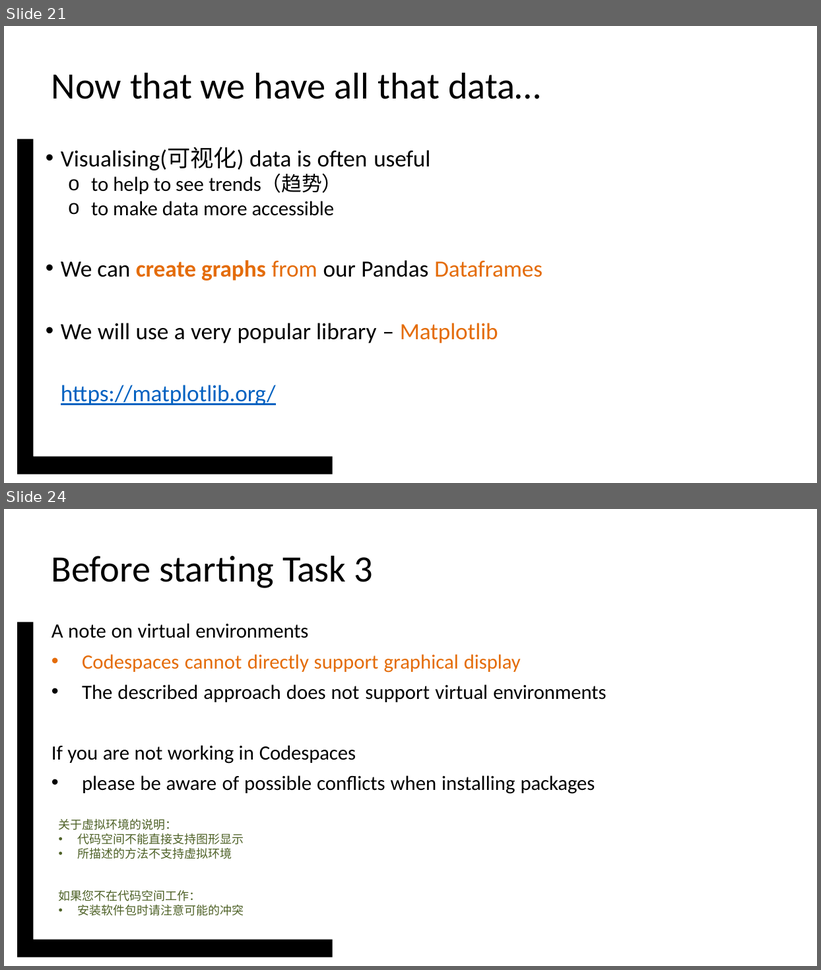
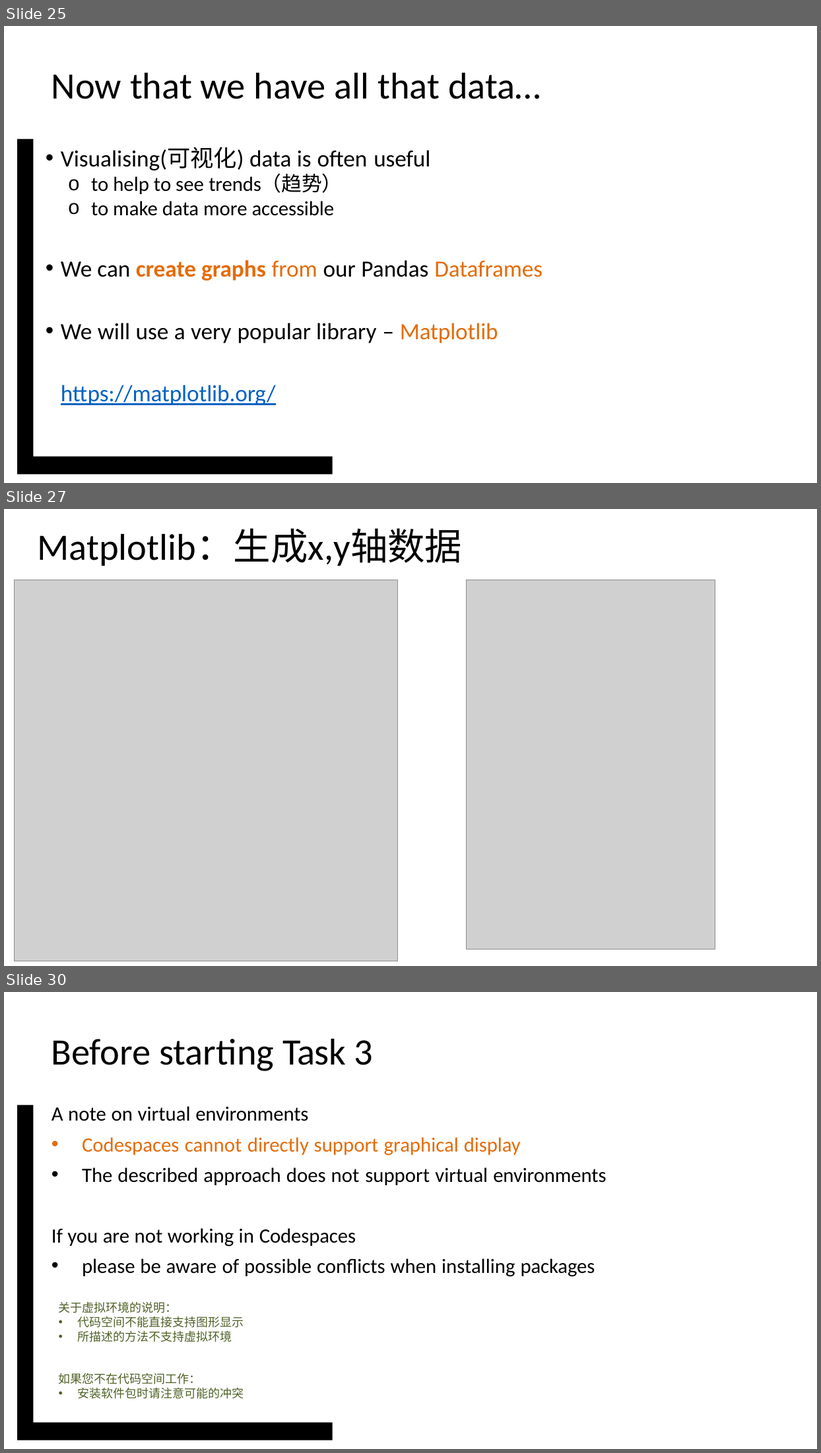
Before and after one commit to vcboy1/Leeds, a slide deck: 26fall/1850/Note/w1.8_s1.pptx. Shown one above the other, each under a label of ours: slides 21 and 24 before the commit, slides 25, 27 and 30 after it; the slides between them are not shown. The pictures are 821x970 and 821x1453 pixels, drawn with LibreOffice and Linux fonts; fonts in the diff are those of the drawing; grey boxes stand for pictures; background and template pictures are left out. Boxes give left, top, right and bottom in pixels: in the first picture for what was removed or moved away, otherwise in the second. Text is boxed around its words. In the diff, an @@ line names an element or a change of style, - is before the commit and + after.

```diff
--- a/26fall/1850/Note/w1.8_s1.pptx
+++ b/26fall/1850/Note/w1.8_s1.pptx
@@ slide 27 added at <box>4,509,817,966</box>, background #FFFFFF @@
@@ title added at <box>37,529,462,566</box>, 44 pt, text #000000 @@
+Matplotlib：生成x,y轴数据
@@ picture added at <box>15,580,398,962</box> @@
@@ picture added at <box>467,580,715,950</box> @@
@@ what was slide 21 is now slide 25 @@
@@ what was slide 24 is now slide 30 @@
```
Also in this commit, not shown: 2 slides changed, 6 other slides added, 1 slide removed, 1 other file.
